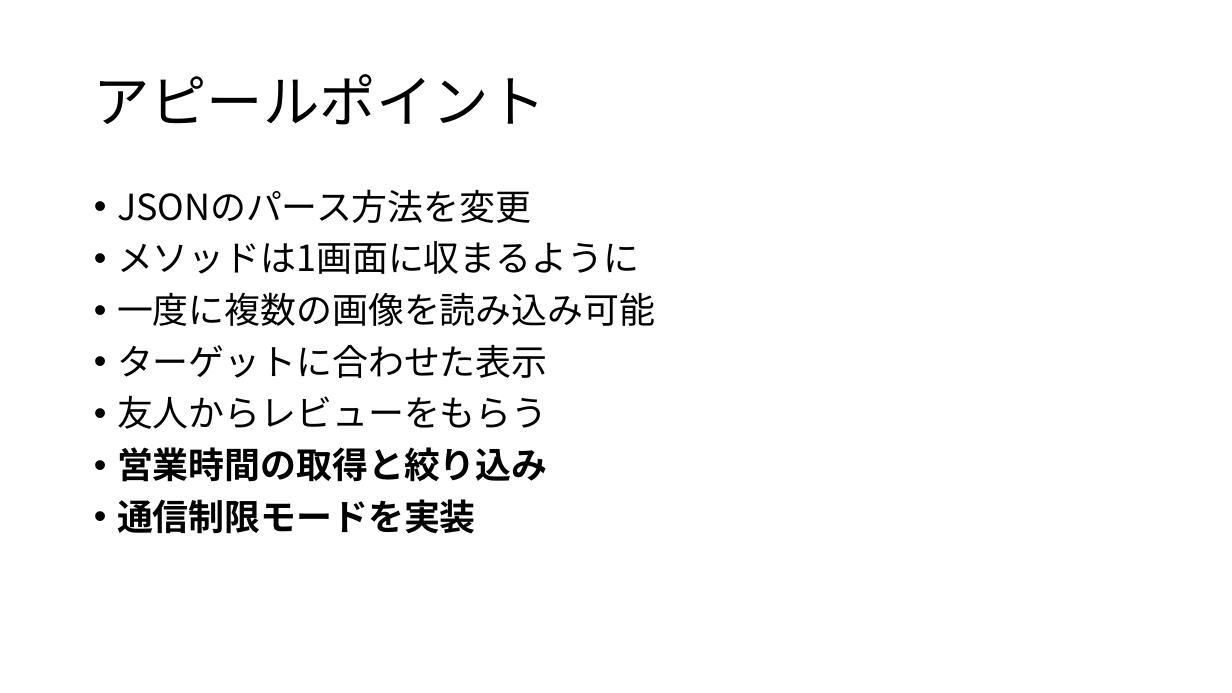
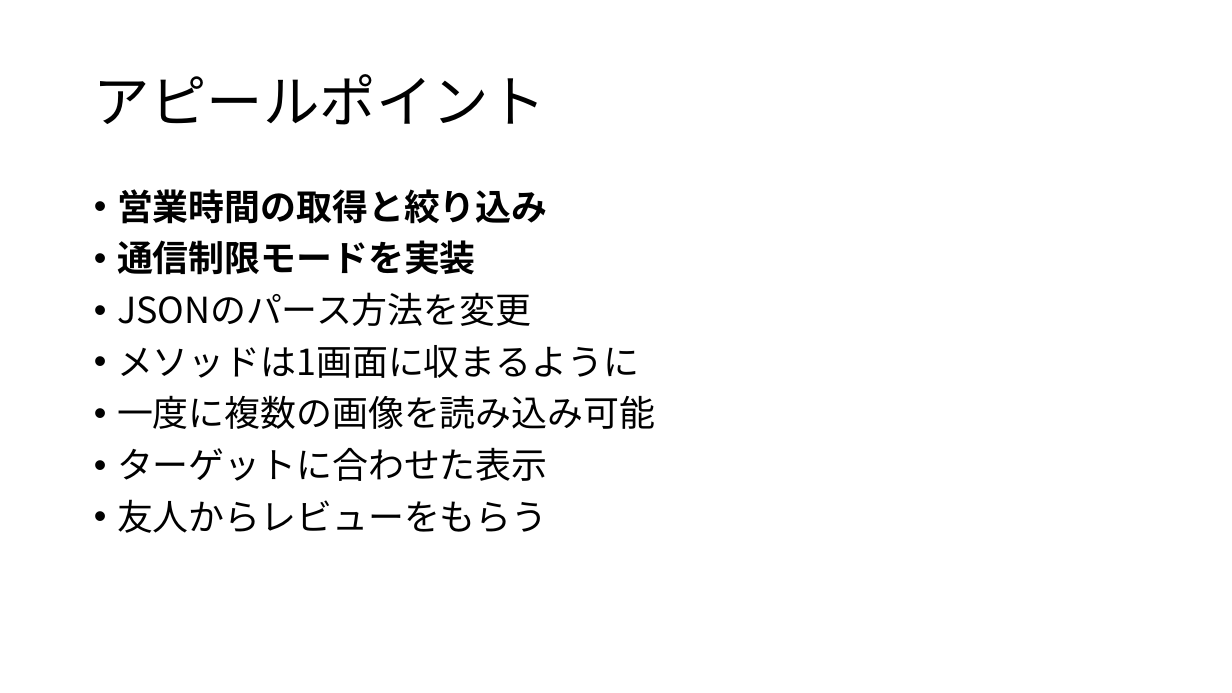
Before and after one commit to Yuki-Otk/H30Fenrir, a slide deck: slide 5 of presentation/ブラッシュアップ編.pptx. Drawn at 1232x693 pixels with LibreOffice and Linux fonts; fonts in the diff are those of the drawing. Boxes give left, top, right and bottom in pixels: in the first picture for what was removed or moved away, otherwise in the second. Text is boxed around its words. In the diff, an @@ line names an element or a change of style, - is before the commit and + after.

Commit message:
add_pdfをアップロード

```diff
--- a/presentation/ブラッシュアップ編.pptx
+++ b/presentation/ブラッシュアップ編.pptx
@@ text at [117,189,548,275]: paragraphs added @@
+• 営業時間の取得と絞り込み
+• 通信制限モードを実装
@@ text at [117,447,548,534]: paragraphs removed @@
-• 営業時間の取得と絞り込み
-• 通信制限モードを実装
```
Also in this commit, not shown: 2 other slides changed, 1 other file.
